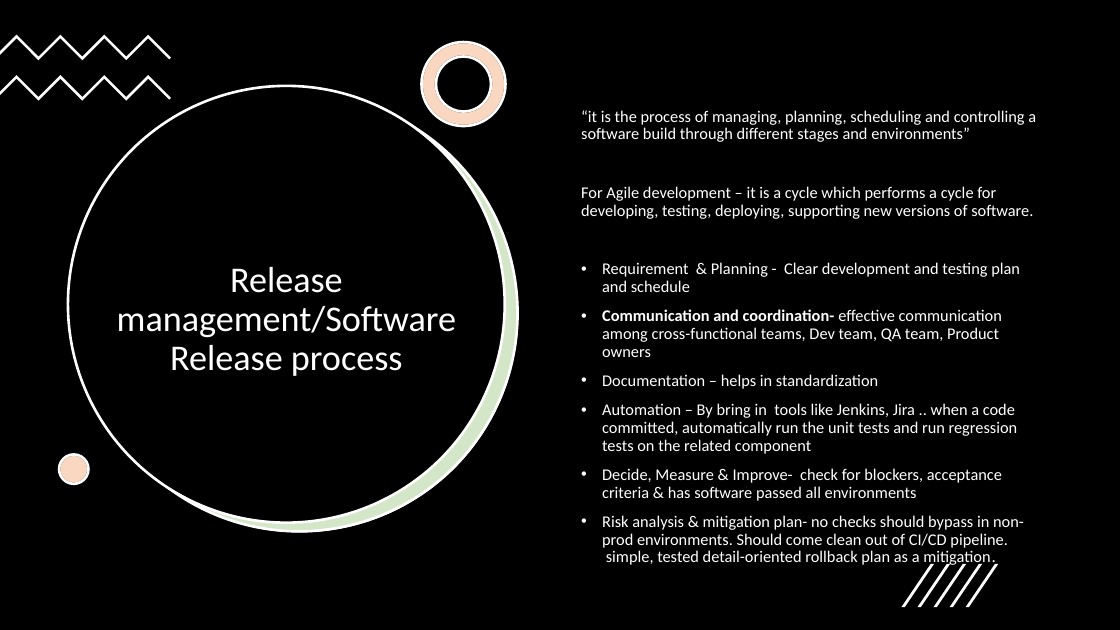
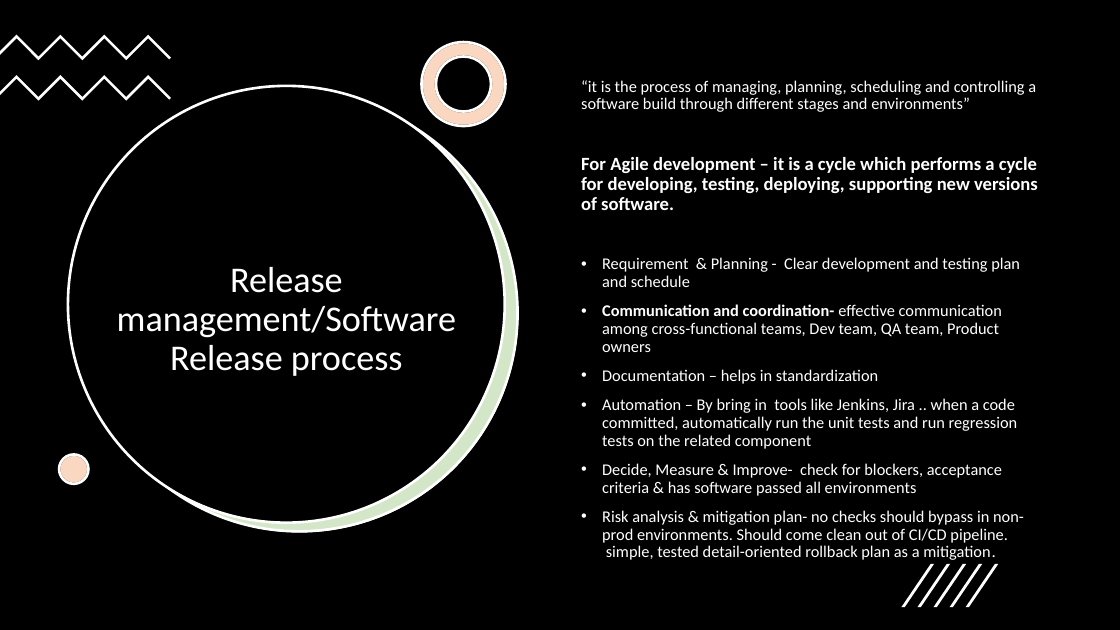
Before and after one commit to guneetbh/bookmyshow, a slide deck: slide 10 of Documents/Booking_Platform_Problem.pptx (slide 9 before the commit). Drawn at 1120x630 pixels with LibreOffice and Linux fonts; fonts in the diff are those of the drawing. Boxes give left, top, right and bottom in pixels: in the first picture for what was removed or moved away, otherwise in the second. Text is boxed around its words. In the diff, an @@ line names an element or a change of style, - is before the commit and + after.

```diff
--- a/Documents/Booking_Platform_Problem.pptx
+++ b/Documents/Booking_Platform_Problem.pptx
@@ text "“it is the process of ...": place and size @@
-text "“it is the process of ..." at <box>581,110,1036,567</box>
+text "“it is the process of ..." at <box>581,80,1038,560</box>
@@ text at <box>581,157,1038,210</box>: size 14 to 16 pt, bold on in "For Agile development – it is a ..." @@
```
Also in this commit, not shown: 2 other slides changed, 3 slides added.
